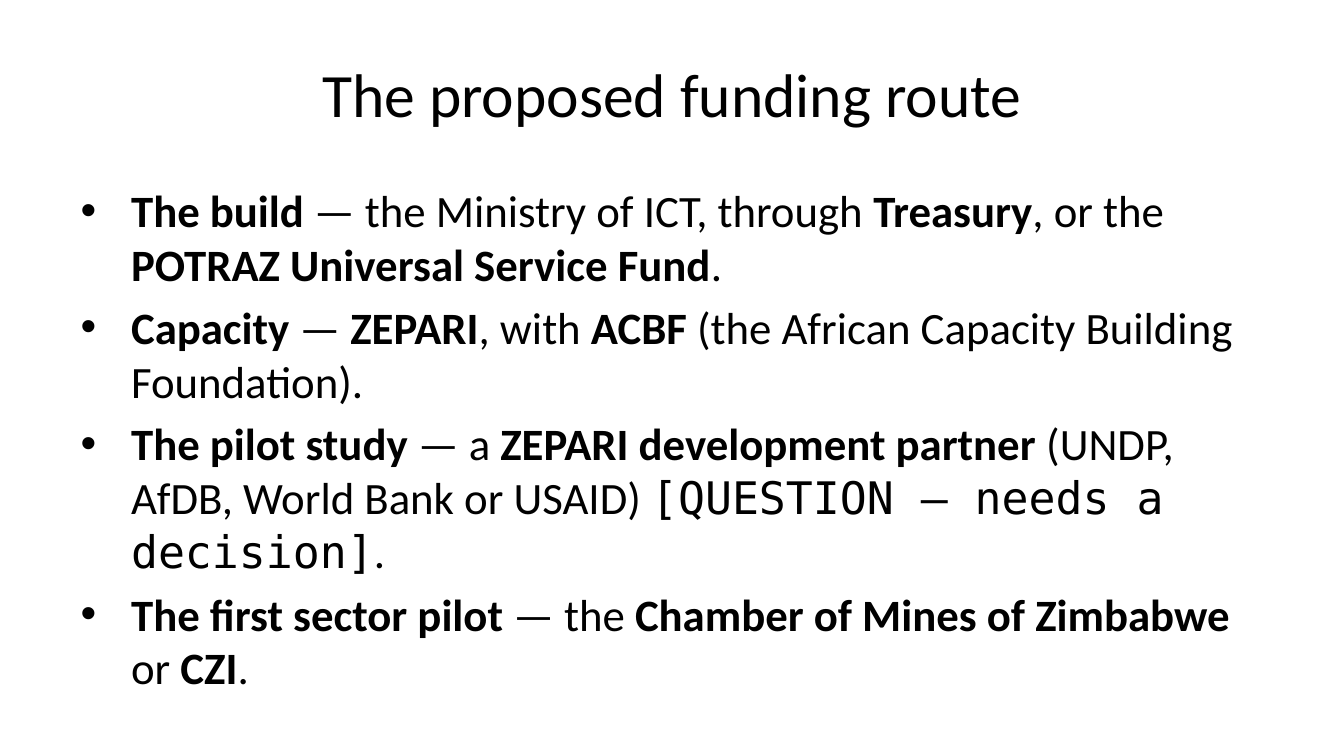
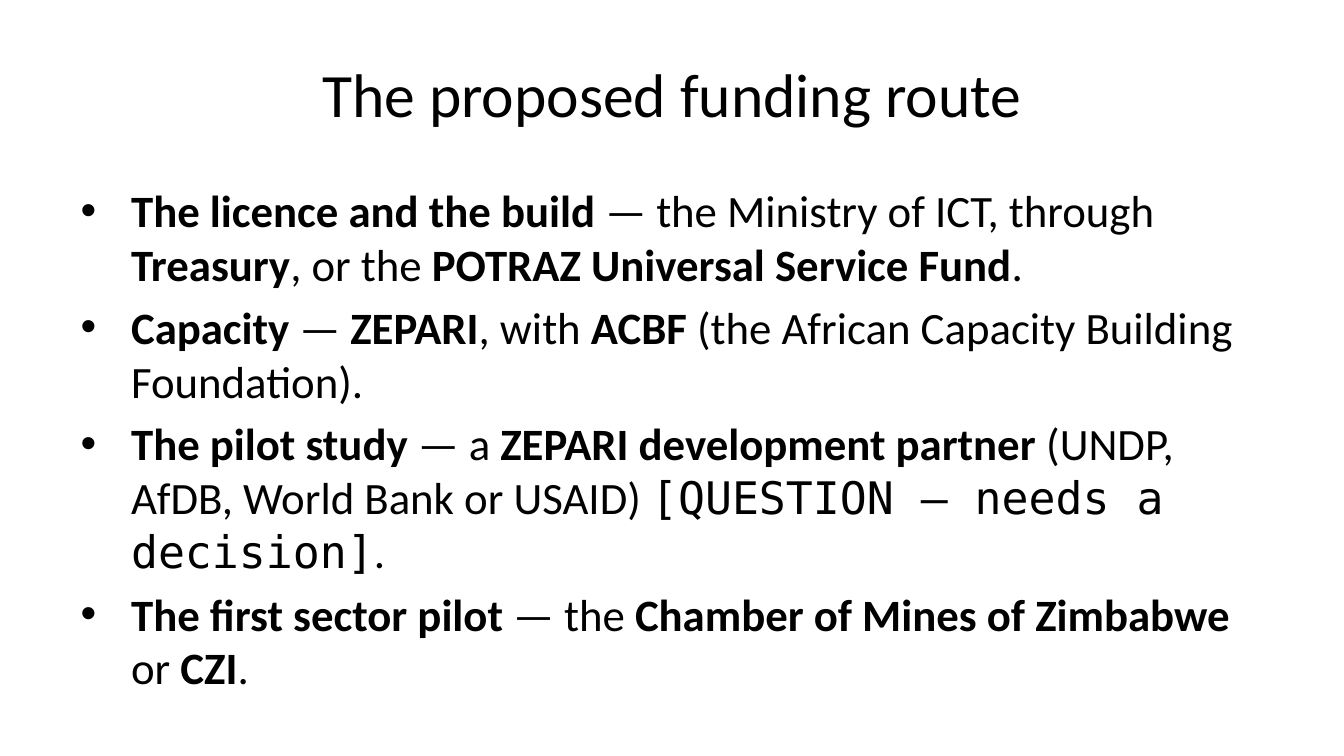
Before and after one commit to BitFlexFinTech/policy-nexus, a slide deck: slide 14 of Minister Submission/Oreida_Pitch_Deck_Minister_of_ICT.pptx (slide 13 before the commit). Drawn at 1344x756 pixels with LibreOffice and Linux fonts; fonts in the diff are those of the drawing. Boxes give left, top, right and bottom in pixels: in the first picture for what was removed or moved away, otherwise in the second. Text is boxed around its words. In the diff, an @@ line names an element or a change of style, - is before the commit and + after.

```diff
--- a/Minister Submission/Oreida_Pitch_Deck_Minister_of_ICT.pptx
+++ b/Minister Submission/Oreida_Pitch_Deck_Minister_of_ICT.pptx
@@ text at [131,195,1154,288]: text changed @@
-• The build — the Ministry of ICT, through Treasury, or the POTRAZ Universal Service Fund.
+• The licence and the build — the Ministry of ICT, through Treasury, or the POTRAZ Universal Service Fund.
```
Also in this commit, not shown: 6 other slides changed, 2 slides added, 1 slide removed, 8 other files.
